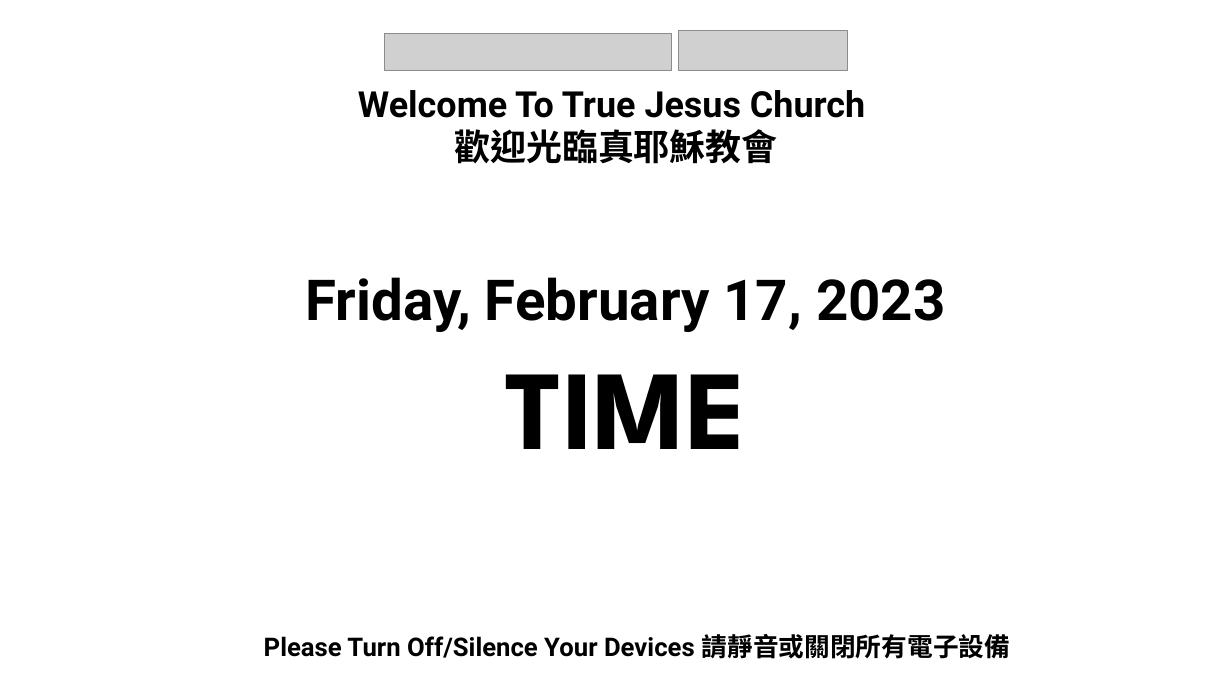
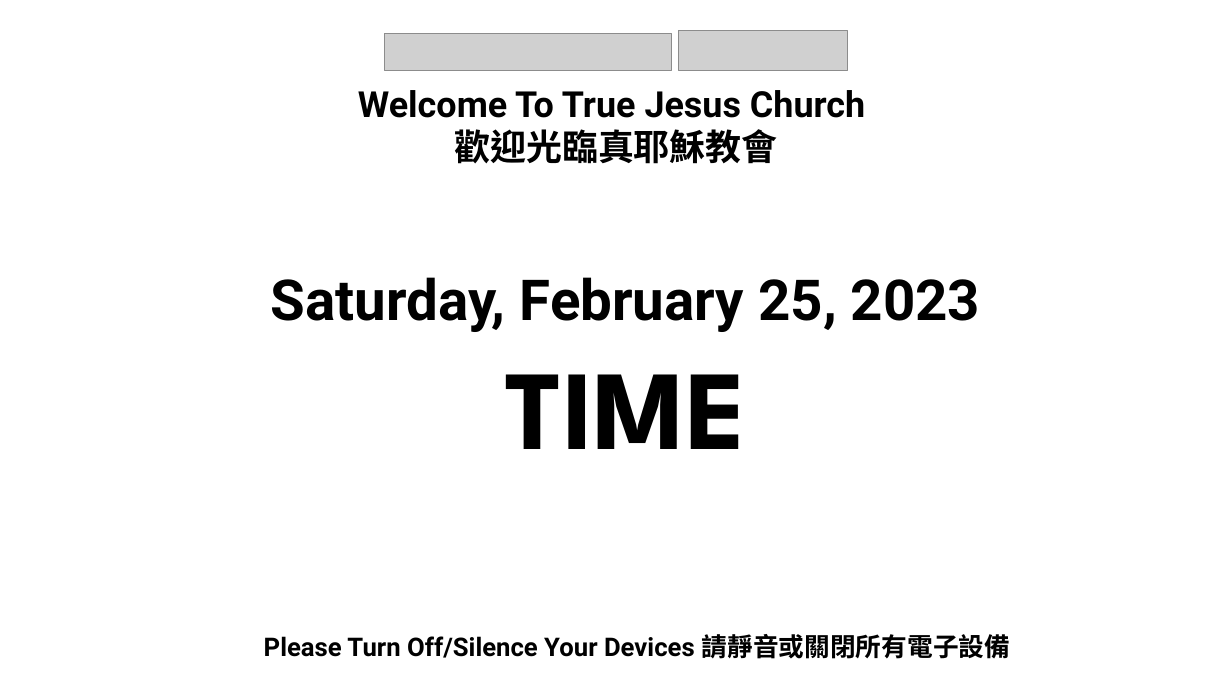
Before and after one commit to calebchanwy/tjc-powerpoint, a slide deck: slide 1 of TJCPowerPoint/Resources/ServiceWidescreen.pptx. Drawn at 1232x693 pixels with LibreOffice and Linux fonts; fonts in the diff are those of the drawing; grey boxes stand for pictures. Boxes give left, top, right and bottom in pixels: in the first picture for what was removed or moved away, otherwise in the second. Text is boxed around its words. In the diff, an @@ line names an element or a change of style, - is before the commit and + after.

```diff
--- a/TJCPowerPoint/Resources/ServiceWidescreen.pptx
+++ b/TJCPowerPoint/Resources/ServiceWidescreen.pptx
@@ text at (271,277,980,332): text changed @@
-Friday, February 17, 2023
+Saturday, February 25, 2023
```
Also in this commit, not shown: 1 other slide changed, 33 other files.
